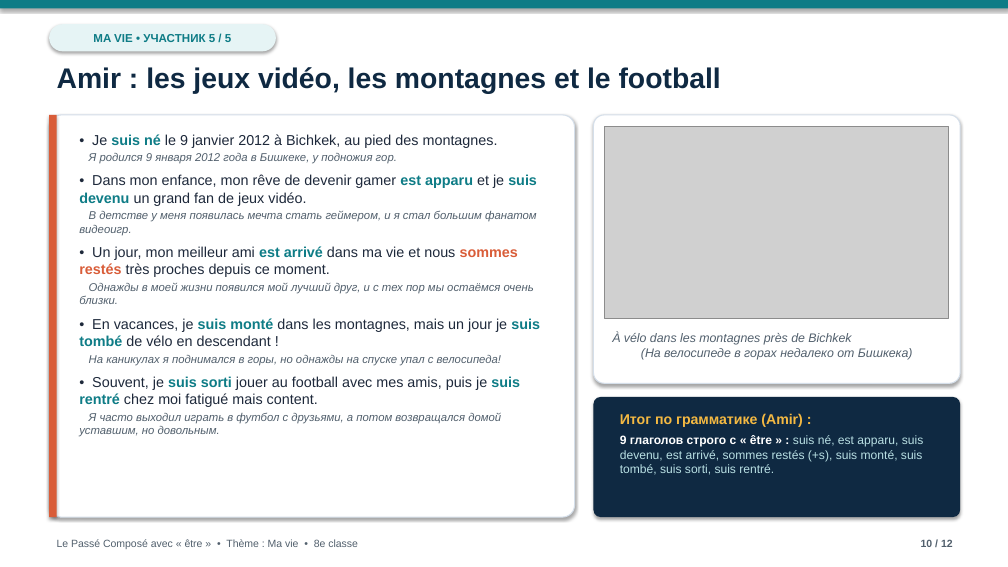
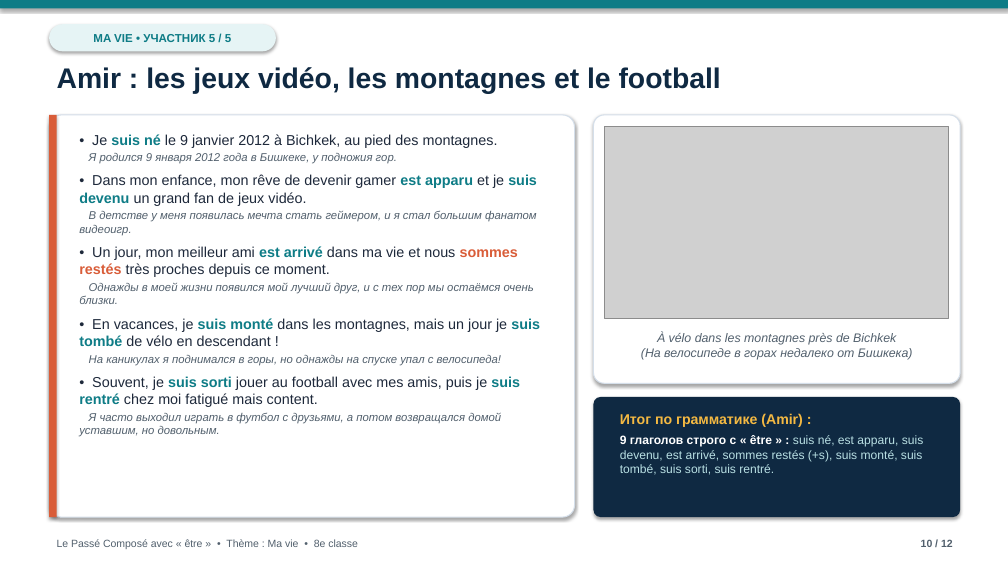
Before and after one commit to graz1p777dev/ma-vie-presentation, a slide deck: slide 10 of Ma_vie_Passe_Compose.pptx. Drawn at 1008x567 pixels with LibreOffice and Linux fonts; fonts in the diff are those of the drawing; grey boxes stand for pictures; background and template pictures are left out. Boxes give left, top, right and bottom in pixels: in the first picture for what was removed or moved away, otherwise in the second. Text is boxed around its words. In the diff, an @@ line names an element or a change of style, - is before the commit and + after.

```diff
--- a/Ma_vie_Passe_Compose.pptx
+++ b/Ma_vie_Passe_Compose.pptx
@@ text at [641, 332, 913, 360]: text changed @@
-À vélo dans les montagnes près de Bichkek
-(На велосипеде в горах недалеко от Бишкека)
+À vélo dans les montagnes près de Bichkek
+(На велосипеде в горах недалеко от Бишкека)
```
Also in this commit, not shown: 2 other slides changed, 2 other files.
